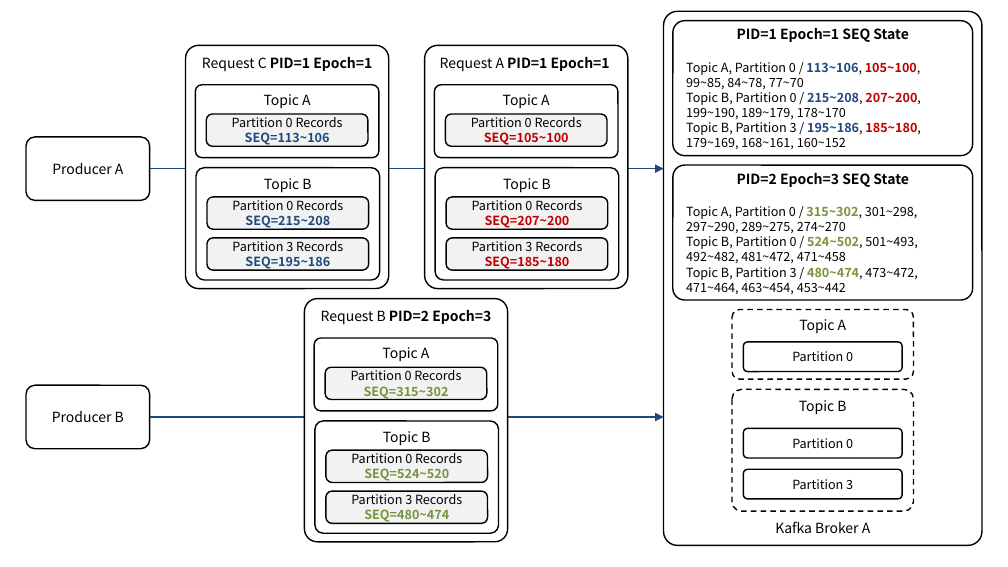
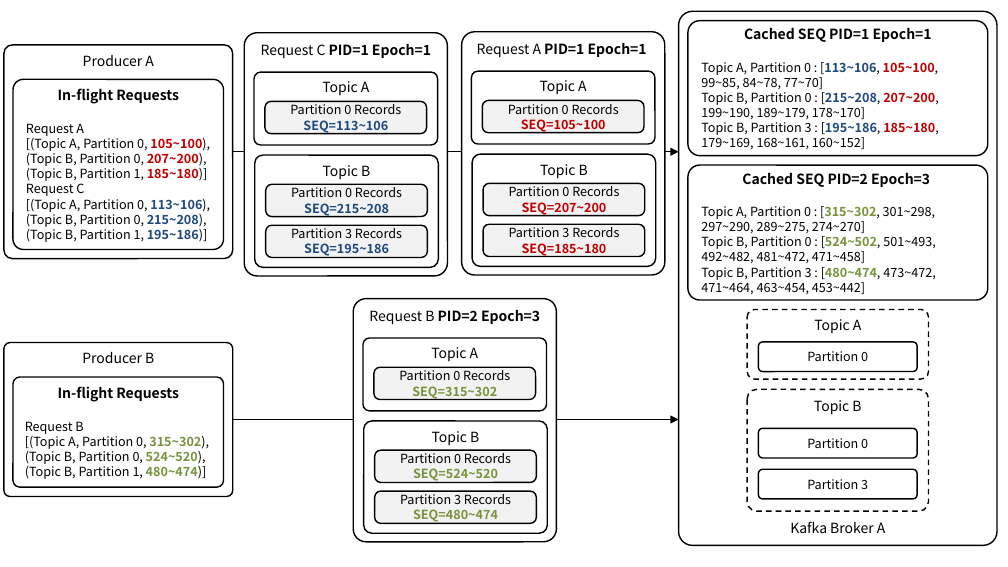
Before and after one commit to ssup2/blog-software, a slide deck: slide 1 of content/docs/theory-analysis/kafka-idempotence-transaction/images/images.pptx. Drawn at 1008x567 pixels with LibreOffice and Linux fonts; fonts in the diff are those of the drawing. Boxes give left, top, right and bottom in pixels: in the first picture for what was removed or moved away, otherwise in the second. Text is boxed around its words. In the diff, an @@ line names an element or a change of style, - is before the commit and + after.

```diff
--- a/content/docs/theory-analysis/kafka-idempotence-transaction/images/images.pptx
+++ b/content/docs/theory-analysis/kafka-idempotence-transaction/images/images.pptx
@@ text in rounded rectangle at [701, 27, 939, 149]: text changed @@
-PID=1 Epoch=1 SEQ State
-Topic A, Partition 0 / 113~106, 105~100, 99~85, 84~78, 77~70
-Topic B, Partition 0 / 215~208, 207~200, 199~190, 189~179, 178~170
-Topic B, Partition 3 / 195~186, 185~180, 179~169, 168~161, 160~152
+Cached SEQ PID=1 Epoch=1
+Topic A, Partition 0 : [113~106, 105~100, 99~85, 84~78, 77~70]
+Topic B, Partition 0 : [215~208, 207~200, 199~190, 189~179, 178~170]
+Topic B, Partition 3 : [195~186, 185~180, 179~169, 168~161, 160~152]
@@ rounded rectangle "Producer A": place and size @@
-rounded rectangle "Producer A" at [26, 137, 150, 201]
+rounded rectangle "Producer A" at [4, 45, 233, 259]
@@ rounded rectangle "Producer A" at [4, 45, 233, 259]: vertical alignment middle to top; proportions changed @@
@@ rounded rectangle "Request A PID=1 Epoch=1": place and size @@
-rounded rectangle "Request A PID=1 Epoch=1" at [424, 45, 628, 288]
+rounded rectangle "Request A PID=1 Epoch=1" at [462, 32, 665, 275]
@@ rounded rectangle added at [13, 80, 224, 250], fill #FFFFFF, outline #000000 1 pt, 9 pt, text #000000 @@
+In-flight Requests
+Request A
+[(Topic A, Partition 0, 105~100), (Topic B, Partition 0, 207~200),
+(Topic B, Partition 1, 185~180)]
+Request C
+[(Topic A, Partition 0, 113~106), (Topic B, Partition 0, 215~208),
+(Topic B, Partition 1, 195~186)]
@@ rounded rectangle "Topic A": place and size @@
-rounded rectangle "Topic A" at [434, 85, 618, 157]
+rounded rectangle "Topic A" at [472, 72, 655, 144]
@@ 3 rounded rectangles: place and size @@
-3 rounded rectangles at [196, 85, 380, 279]
+3 rounded rectangles at [254, 73, 438, 267]
@@ 4 rounded rectangles: place and size @@
-4 rounded rectangles at [435, 114, 619, 279]
+4 rounded rectangles at [472, 101, 655, 266]
@@ arrow moved from (149, 168) - (663, 168) to (233, 152) - (678, 152) @@
@@ arrow (233, 152) - (678, 152): stroke #1F497D 1 pt to #000000 1 pt @@
@@ 8 rounded rectangles: place and size @@
-8 rounded rectangles at [663, 11, 982, 545]
+8 rounded rectangles at [678, 11, 997, 545]
@@ text in rounded rectangle at [701, 172, 935, 294]: text changed @@
-PID=2 Epoch=3 SEQ State
-Topic A, Partition 0 / 315~302, 301~298, 297~290, 289~275, 274~270
-Topic B, Partition 0 / 524~502, 501~493, 492~482, 481~472, 471~458
-Topic B, Partition 3 / 480~474, 473~472, 471~464, 463~454, 453~442
+Cached SEQ PID=2 Epoch=3
+Topic A, Partition 0 : [315~302, 301~298, 297~290, 289~275, 274~270]
+Topic B, Partition 0 : [524~502, 501~493, 492~482, 481~472, 471~458]
+Topic B, Partition 3 : [480~474, 473~472, 471~464, 463~454, 453~442]
@@ 3 rounded rectangles: place and size @@
-3 rounded rectangles at [185, 45, 389, 288]
+3 rounded rectangles at [244, 32, 448, 275]
@@ rounded rectangle "Producer B" at [4, 343, 233, 497]: vertical alignment middle to top; proportions changed @@
@@ rounded rectangle "Producer B": place and size @@
-rounded rectangle "Producer B" at [26, 385, 150, 449]
+rounded rectangle "Producer B" at [4, 343, 233, 497]
@@ rounded rectangle added at [13, 377, 224, 487], fill #FFFFFF, outline #000000 1 pt, 9 pt, text #000000 @@
+In-flight Requests
+Request B
+[(Topic A, Partition 0, 315~302), (Topic B, Partition 0, 524~520),
+(Topic B, Partition 1, 480~474)]
@@ arrow moved from (149, 417) - (663, 417) to (233, 419) - (678, 419) @@
@@ arrow (233, 419) - (678, 419): stroke #1F497D 1 pt to #000000 1 pt @@
@@ 6 rounded rectangles: place and size @@
-6 rounded rectangles at [304, 298, 508, 541]
+6 rounded rectangles at [353, 298, 556, 541]
```
Also in this commit, not shown: 2 slides added, 2 other files.
